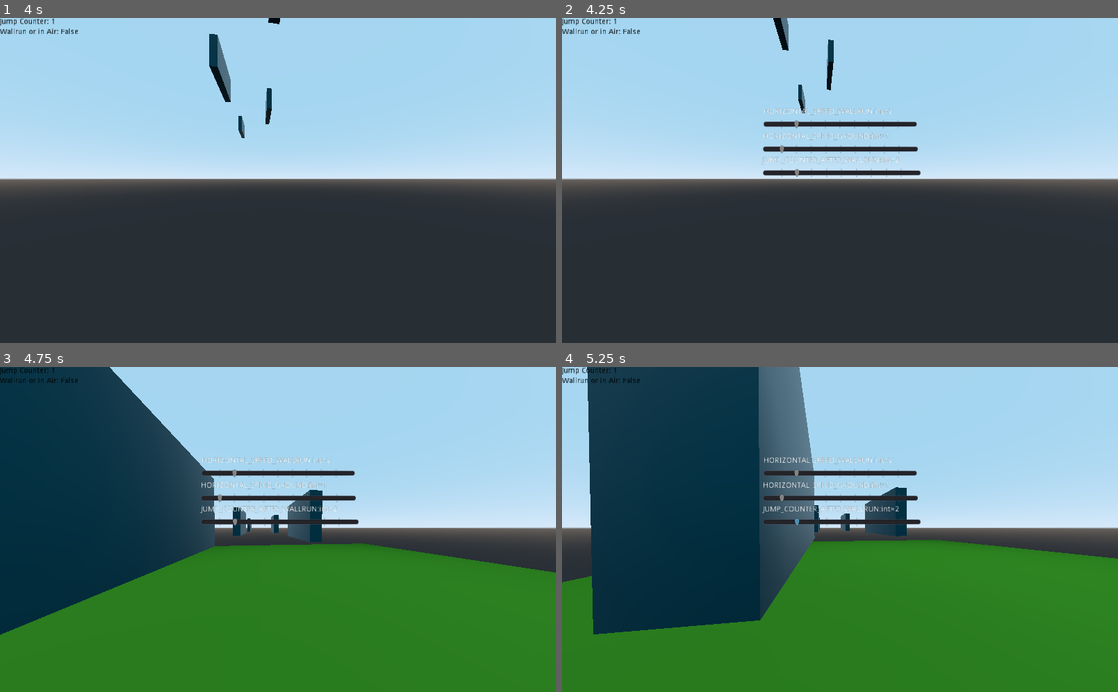
Above: before the commit, frames 1-4 (two rows, left to right).
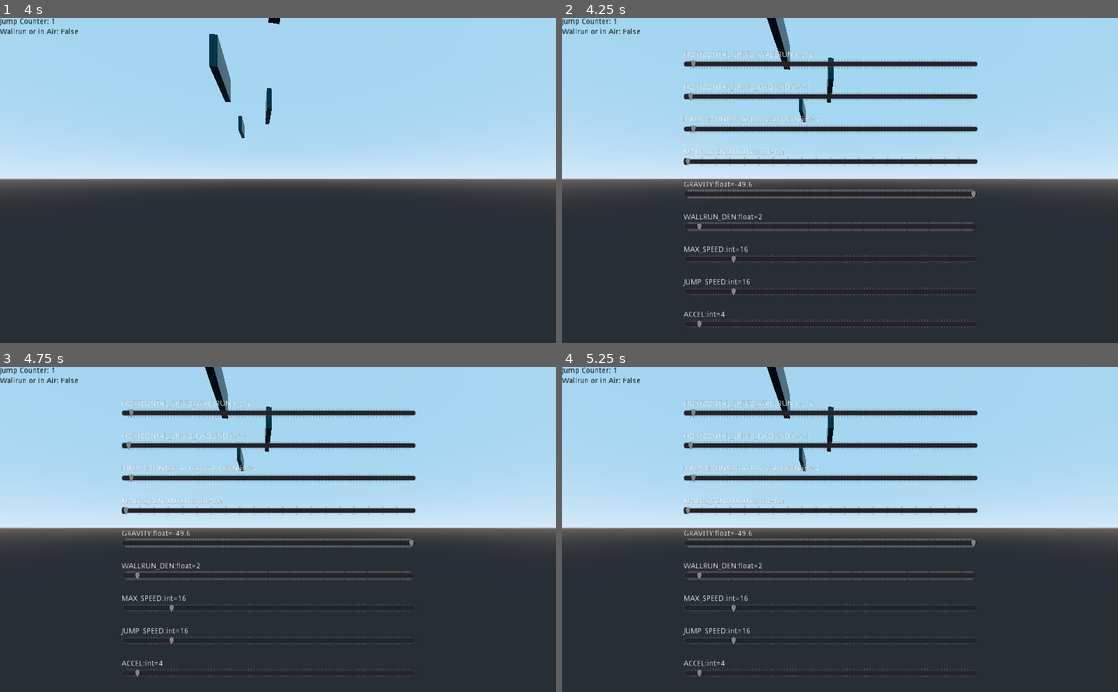
Above: after the commit, the same moments.

Repository: C0D3-M4513R/GhostRunnerEndless
Game: Godot game, scene res://L1.tscn
The game is run twice, just before and just after one commit, with the same random seed, the same clock (stepped at 60 frames per second) and the same inputs.
Inputs (mouse positions are in pixels of both pictures, inside the frame that each line leads up to):
- Up to frame 1 (4 s): move the mouse to (305, 180) at 0.52 s; hold W (movement_forward) from 0.53 s (still down); tap Space (movement_jump) at 0.77, 1.52, 3.02, 3.77 s; move the mouse to (250, 180) at 1.27 s; move the mouse to (289, 174) at 2.02 s; move the mouse to (272, 187) at 2.77 s; move the mouse to (316, 183) at 3.52 s
- Up to frame 2 (4.25 s): keep holding W (movement_forward); tap Escape (ui_cancel) at 4.15 s
- Up to frame 3 (4.75 s): move the mouse to (111, 480) at 4.27 s; release W (movement_forward) at 4.28 s; hold A (movement_left) from 4.28 s (still down); tap Space (movement_jump) at 4.52 s
- Up to frame 4 (5.25 s): move the mouse to (867, 529) at 5.02 s; release A (movement_left) at 5.03 s; hold S (movement_backward) from 5.03 s (still down)

Frame 1 is identical in both runs. In frame 2, 8.6% of the frame differs, in the area x 21-75%, y 0-96%; in frame 3, 68%; in frame 4, 70%, in the area x 0-100%, y 0-100%.

Commit message:
Make the Settings Smart Pause the Player Physics, while Settings are paused. Autopositon the inidididual Settings vertically. Make Room for more than just sliders, as variables.

Diff:
--- a/L1.tscn
+++ b/L1.tscn
@@ -5,7 +5,7 @@
 [ext_resource path="res://player.tres" type="Shape" id=3]
 [ext_resource path="res://plane_shader.tres" type="Material" id=4]
 [ext_resource path="res://block_col.tres" type="Shape" id=5]
-[ext_resource path="res://UI/VariableValue.gd" type="Script" id=6]
+[ext_resource path="res://Settings.gd" type="Script" id=7]
 
 [sub_resource type="GDScript" id=1]
 script/source = "extends Spatial
@@ -197,35 +197,13 @@
 }
 
 [node name="Settings" type="Control" parent="UI"]
-margin_left = 370.891
-margin_top = 166.0
-margin_right = 672.891
-margin_bottom = 313.0
+anchor_left = 0.219
+anchor_top = 0.101
+anchor_right = 0.749
+anchor_bottom = 0.625
+margin_top = 0.399998
+margin_right = 0.0239868
+script = ExtResource( 7 )
 __meta__ = {
 "_edit_use_anchors_": false
 }
-
-[node name="HSW" type="Control" parent="UI/Settings"]
-margin_right = 283.0
-margin_bottom = 45.0
-script = ExtResource( 6 )
-propStr = "HORIZONTAL_SPEED_WALLRUN"
-
-[node name="HSG" type="Control" parent="UI/Settings"]
-margin_left = -0.707092
-margin_top = 46.0
-margin_right = 285.293
-margin_bottom = 90.0
-script = ExtResource( 6 )
-propStr = "HORIZONTAL_SPEED_GROUND"
-
-[node name="JCAW" type="Control" parent="UI/Settings"]
-margin_left = -1.0
-margin_top = 90.0
-margin_right = 290.0
-margin_bottom = 135.0
-script = ExtResource( 6 )
-__meta__ = {
-"_edit_use_anchors_": false
-}
-propStr = "JUMP_COUNTER_AFTER_WALLRUN"
--- a/Player.gd
+++ b/Player.gd
@@ -1,12 +1,12 @@
 class_name Player extends KinematicBody
 
 
-const GRAVITY:float = -24.8*2
+var GRAVITY:float = -24.8*2
 var vel := Vector3()
-const MAX_SPEED:int = 16
-const JUMP_SPEED :int= 16
-const ACCEL :int= 4
-const DEACCEL:int = 16
+var MAX_SPEED:int = 16
+var JUMP_SPEED :int= 16
+var ACCEL :int= 4
+var DEACCEL:int = 16
 const MAX_SLOPE_ANGLE:int = 40
 
 #Changabale settings
@@ -14,16 +14,18 @@
 export var HORIZONTAL_SPEED_GROUND :int =1
 
 export var JUMP_COUNTER_AFTER_WALLRUN:int =2
+export var MOUSE_SENSITIVITY:float = 0.1
 
 #No setting
 const Wallrun=preload("res://wallrun.gd")
 var wallrun_processor:Wallrun
-const WALLRUN_DEN:float = 2.0
+var WALLRUN_DEN:float = 2.0
 
 #Dynamically changing
 var walkingSpeed:int = 1
 var wallrunOrInAir :bool = false
 var jump_counter:int=0
+var settingsOpen:bool=false
 
 
 
@@ -37,8 +39,6 @@
 var jumpCounter:Label
 var wallrunOrInAirLabel:Label
 var settings:Control
-
-var MOUSE_SENSITIVITY:float = 0.1
 
 func _ready()->void:
 	camera = $Rotation_Helper_X/Rotation_Helper_Z/Camera
@@ -67,6 +67,19 @@
 	jump_counter=JUMP_COUNTER_AFTER_WALLRUN
 
 func _physics_process(delta):
+	# ----------------------------------
+	# Capturing/Freeing the cursor
+	if Input.is_action_just_pressed("ui_cancel"):
+		if Input.get_mouse_mode() == Input.MOUSE_MODE_VISIBLE:
+			Input.set_mouse_mode(Input.MOUSE_MODE_CAPTURED)
+			settings.hide()
+			settingsOpen=false
+		else:
+			Input.set_mouse_mode(Input.MOUSE_MODE_VISIBLE)
+			settings.show()
+			settingsOpen=true
+	if settingsOpen:
+		return
 	updateUI()
 	process_input(delta)
 	process_movement(delta)
@@ -76,6 +89,7 @@
 	wallrunOrInAirLabel.set_text("Wallrun or in Air: " +str(wallrunOrInAir))
 
 func process_input(delta):
+	# ----------------------------------
 	#This is a crude respawn-machanic, but as a concept, it will work for now, because I want to concentrate on the important bits.
 	if self.get_translation().y<-50 or Input.is_action_just_pressed("respawn"):
 		reset()
@@ -133,20 +147,6 @@
 	dir += cam_xform.basis.x * input_movement_vector.x
 	# ----------------------------------
 
-
-	# ----------------------------------
-	# Capturing/Freeing the cursor
-	if Input.is_action_just_pressed("ui_cancel"):
-		if Input.get_mouse_mode() == Input.MOUSE_MODE_VISIBLE:
-			Input.set_mouse_mode(Input.MOUSE_MODE_CAPTURED)
-			settings.hide()
-		else:
-			Input.set_mouse_mode(Input.MOUSE_MODE_VISIBLE)
-			settings.show()
-
-
-	# ----------------------------------
-
 func process_movement(delta):
 	dir.y = 0
 	dir = dir.normalized()
--- /dev/null
+++ b/SettingNode.gd
@@ -0,0 +1,54 @@
+extends Control
+class_name SettingNode
+
+export var nodeStr:String="/root/root/Player"
+export var propStr:String
+var propType:String setget updateType,getPropType
+
+var node:Node
+var action setget setAction,getAction
+var label:Label setget ,getLabel
+const VariantParser=preload("res://Utils.gd")
+var initFinished:bool=false
+
+func _init(upropStr:String="",unodeStr:String=""):
+	if unodeStr!="":
+		nodeStr=unodeStr
+	if upropStr!="":
+		propStr=upropStr
+
+func _ready():
+	node=get_node(nodeStr)
+	updateType()
+	#Create a new Label and set it's initial value
+	label=Label.new()
+	add_child(label)
+	label.set_visible(true)
+	label.show()
+	label.set_anchor_and_margin(MARGIN_LEFT,0,0,true)
+	label.set_anchor_and_margin(MARGIN_TOP,0,0,true)
+	label.set_anchor_and_margin(MARGIN_RIGHT,1,0)
+	label.set_anchor_and_margin(MARGIN_BOTTOM,0,0.25*get_margin(MARGIN_BOTTOM)-get_margin(MARGIN_TOP))
+	updateLabel()
+
+func getNodeProp():
+	return node.get(propStr)
+func setNodeProp(value)->void:
+	node.set(propStr,value)
+func setAction(uaction)->void:
+	if action:
+		remove_child(action)
+	action=uaction
+	add_child(action)
+	action.set_visible(true)
+	action.show()
+func getAction():
+	return action
+func getLabel()->Label:
+	return label
+func getPropType()->String:
+	return propType
+func updateType(u=0)->void:
+	propType=VariantParser.variantParser(getNodeProp())
+func updateLabel()->void:
+	label.set_text(propStr + ":%s="%getPropType() +str(getNodeProp()))
--- /dev/null
+++ b/Settings.gd
@@ -0,0 +1,57 @@
+extends Control
+class_name Settings
+var anchor_range=get_anchor(MARGIN_BOTTOM)-get_anchor(MARGIN_TOP)
+
+func _ready():
+	var playerRoot:="/root/root/Player"
+	var val
+	val=VariableValue.new("HORIZONTAL_SPEED_WALLRUN",playerRoot)
+	val.sliderMax=100
+	addSetting(val)
+	val=VariableValue.new("HORIZONTAL_SPEED_GROUND",playerRoot)
+	val.sliderMax=100
+	addSetting(val)
+	val=VariableValue.new("JUMP_COUNTER_AFTER_WALLRUN",playerRoot)
+	val.sliderMax=100
+	addSetting(val)
+	val=VariableValue.new("MOUSE_SENSITIVITY",playerRoot)
+	val.sliderStep=.1
+	val.sliderMax=2
+	addSetting(val)
+	val = VariableValue.new("GRAVITY",playerRoot)
+	val.sliderMin=-100
+	val.sliderMax=0
+	val.sliderStep=0.1
+	addSetting(val)
+	val = VariableValue.new("WALLRUN_DEN",playerRoot)
+	val.sliderStep=0.1
+	val.sliderMax=50
+	addSetting(val)
+	val = VariableValue.new("MAX_SPEED",playerRoot)
+	val.sliderMax=100
+	addSetting(val)
+	val = VariableValue.new("JUMP_SPEED",playerRoot)
+	val.sliderMax=100
+	addSetting(val)
+	val = VariableValue.new("ACCEL",playerRoot)
+	val.sliderMax=100
+	addSetting(val)
+	val = VariableValue.new("DEACCEL",playerRoot)
+	val.sliderMax=100
+	addSetting(val)
+
+func addSetting(node:SettingNode)->void:
+	node.set_visible(true)
+	node.show()
+	add_child(node)
+	updateChildren()
+
+func updateChildren()->void:
+	var childCount:int= get_child_count()
+	var range_size:float=anchor_range/childCount
+	for node in get_children():
+			var childIndex:int= node.get_index()
+			node.set_anchor_and_margin(MARGIN_TOP,0,600*childIndex/childCount)
+			node.set_anchor_and_margin(MARGIN_LEFT,0,0)
+			node.set_anchor_and_margin(MARGIN_RIGHT,1,0)
+			node.set_anchor_and_margin(MARGIN_BOTTOM,0,600*childIndex/childCount)
--- a/UI/VariableValue.gd
+++ b/UI/VariableValue.gd
@@ -1,55 +1,32 @@
-extends Control
+extends "res://SettingNode.gd"
 class_name VariableValue
 
+export var sliderMin := 0
+export var sliderMax := 10
+export var sliderStep:float= 1
 
-export var playerStr:String="/root/root/Player"
-export var propStr:String
-var propType:String
-export var sliderMin = 0
-export var sliderMax = 10
-export var sliderStep = 1
-
-var player:Player
-var slider:HSlider
-var label:Label
-
-const VariantParser=preload("res://Utils.gd")
+func _init(upropStr:String="",unodeStr:String="").(upropStr,unodeStr):
+	pass
 
 func _ready():
-	player=get_node(playerStr)
-	propType=VariantParser.variantParser(player.get(propStr))
 	#Create Child objects
-
-	#Create a new Label and set it's initial value
-	label=Label.new()
-	add_child(label)
-	label.set_text(propStr + ":%s="%propType +str(player.get(propStr)))
-	label.set_anchor_and_margin(MARGIN_TOP,0,0,true)
-	label.set_anchor_and_margin(MARGIN_LEFT,0,0,true)
-	label.set_anchor_and_margin(MARGIN_RIGHT,anchor_right,margin_right)
-	label.set_anchor_and_margin(MARGIN_BOTTOM,16,16)
-
 	#Create New slider and set it's position
-	slider=HSlider.new()
-	add_child(slider)
+	var slider :=HSlider.new()
+	slider.set_anchor_and_margin(MARGIN_LEFT,0,0,true)
 	slider.set_anchor_and_margin(MARGIN_TOP,0,16,true)
-	slider.set_anchor_and_margin(MARGIN_LEFT,0,0,true)
 	slider.set_anchor_and_margin(MARGIN_RIGHT,1,0)
 	slider.set_anchor_and_margin(MARGIN_BOTTOM,1,0)
+
 	#Set Slider Defaults
-	var propVal = player.get(propStr)
-	slider.set_value(propVal)
+	slider.set_value(getNodeProp())
 	slider.set_min(sliderMin)
 	slider.set_max(sliderMax)
 	slider.set_step(sliderStep)
-	slider.set_ticks((sliderMax-sliderMin+1)/sliderStep)
-	#Connect Actual Var change
+	slider.set_ticks((sliderMax-sliderMin)/sliderStep+1)
+	setAction(slider)
 	slider.connect("value_changed",self,"value_changed")
-
-#func _draw():
-#	draw_circle(Vector2(0,0),1,Color(255,255,255))
 
 #Note Here the accuracy of the actual change may not be perfect, if you think, that
 func value_changed(value:float):
-	player.set(propStr,value)
-	label.set_text(propStr + ":%s="%propType +str(player.get(propStr)))
+	setNodeProp(value)
+	updateLabel()
--- a/project.godot
+++ b/project.godot
@@ -15,12 +15,24 @@
 "path": "res://Player.gd"
 }, {
 "base": "Control",
+"class": "SettingNode",
+"language": "GDScript",
+"path": "res://SettingNode.gd"
+}, {
+"base": "Control",
+"class": "Settings",
+"language": "GDScript",
+"path": "res://Settings.gd"
+}, {
+"base": "Control",
 "class": "VariableValue",
 "language": "GDScript",
 "path": "res://UI/VariableValue.gd"
 } ]
 _global_script_class_icons={
 "Player": "",
+"SettingNode": "",
+"Settings": "",
 "VariableValue": ""
 }
 
